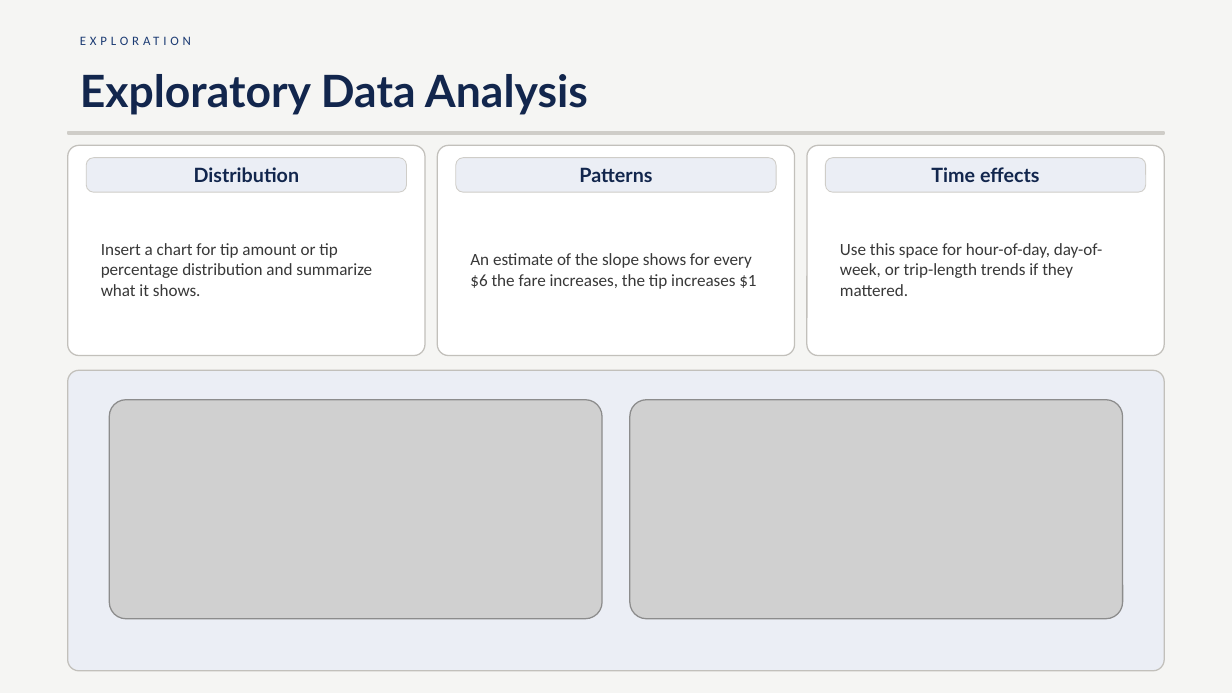
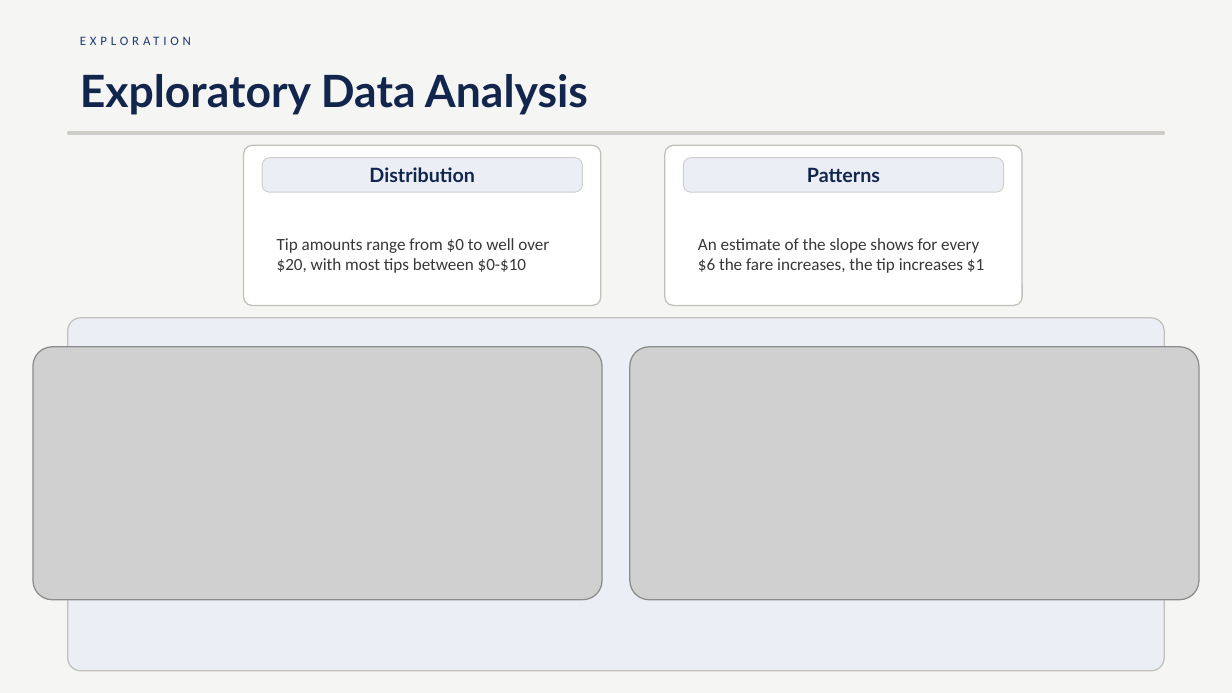
Before and after one commit to Iwestlauer/DDS-Project2, a slide deck: slide 5 of Project Docs/PresentationV1.pptx (slide 6 before the commit). Drawn at 1232x693 pixels with LibreOffice and Linux fonts; fonts in the diff are those of the drawing; grey boxes stand for pictures. Boxes give left, top, right and bottom in pixels: in the first picture for what was removed or moved away, otherwise in the second. Text is boxed around its words. In the diff, an @@ line names an element or a change of style, - is before the commit and + after.

```diff
--- a/Project Docs/PresentationV1.pptx
+++ b/Project Docs/PresentationV1.pptx
@@ rounded rectangle: place and size @@
-rounded rectangle at box(68, 145, 425, 356)
+rounded rectangle at box(244, 145, 601, 306)
@@ rounded rectangle: place and size @@
-rounded rectangle at box(437, 145, 795, 356)
+rounded rectangle at box(665, 145, 1023, 306)
@@ rounded rectangle removed at box(807, 145, 1164, 356) @@
@@ text "Distribution": place and size @@
-text "Distribution" at box(194, 167, 300, 182)
+text "Distribution" at box(369, 167, 475, 182)
@@ rounded rectangle: place and size @@
-rounded rectangle at box(86, 158, 407, 192)
+rounded rectangle at box(262, 158, 583, 192)
@@ text "Patterns": place and size @@
-text "Patterns" at box(579, 167, 652, 182)
+text "Patterns" at box(807, 167, 880, 182)
@@ rounded rectangle: place and size @@
-rounded rectangle at box(456, 158, 776, 192)
+rounded rectangle at box(684, 158, 1004, 192)
@@ rounded rectangle removed at box(825, 158, 1146, 192) @@
@@ text removed at box(931, 167, 1040, 182) @@
-Time effects
@@ text "An estimate of the slope ...": place and size @@
-text "An estimate of the slope ..." at box(470, 253, 756, 289)
+text "An estimate of the slope ..." at box(698, 238, 984, 273)
@@ text at box(277, 238, 549, 273): text changed @@
-Insert a chart for tip amount or tip percentage distribution and summarize what it shows.
+Tip amounts range from $0 to well over $20, with most tips between $0-$10
@@ text removed at box(840, 243, 1102, 296) @@
-Use this space for hour-of-day, day-of-week, or trip-length trends if they mattered.
@@ rounded rectangle: place and size @@
-rounded rectangle at box(68, 371, 1164, 671)
+rounded rectangle at box(68, 318, 1164, 671)
@@ picture: place and size @@
-picture at box(110, 400, 602, 620)
+picture at box(33, 347, 602, 600)
@@ picture: place and size @@
-picture at box(630, 400, 1122, 620)
+picture at box(630, 347, 1199, 600)
```
Also in this commit, not shown: 5 other slides changed, 5 slides added, 1 slide removed, 5 other files.
